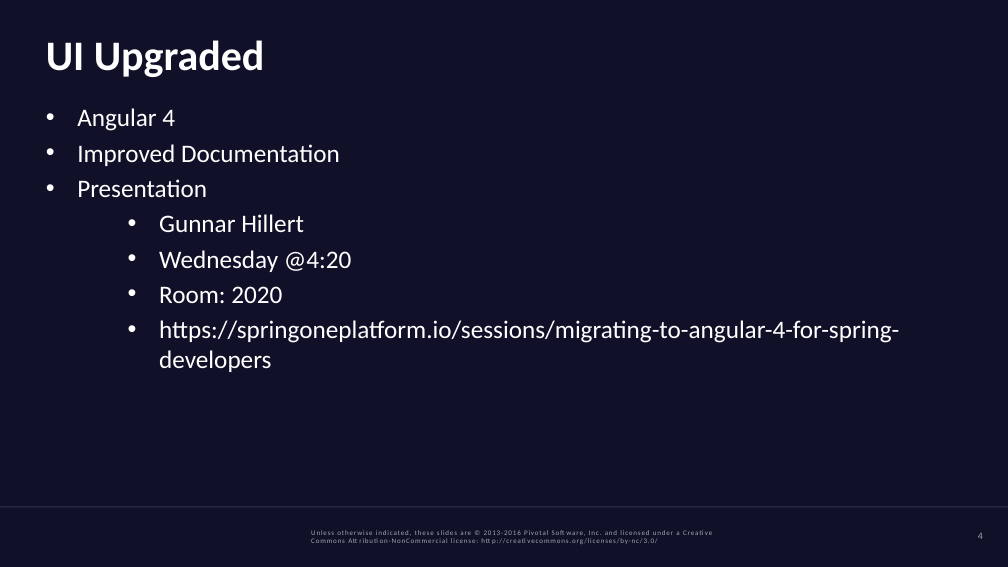
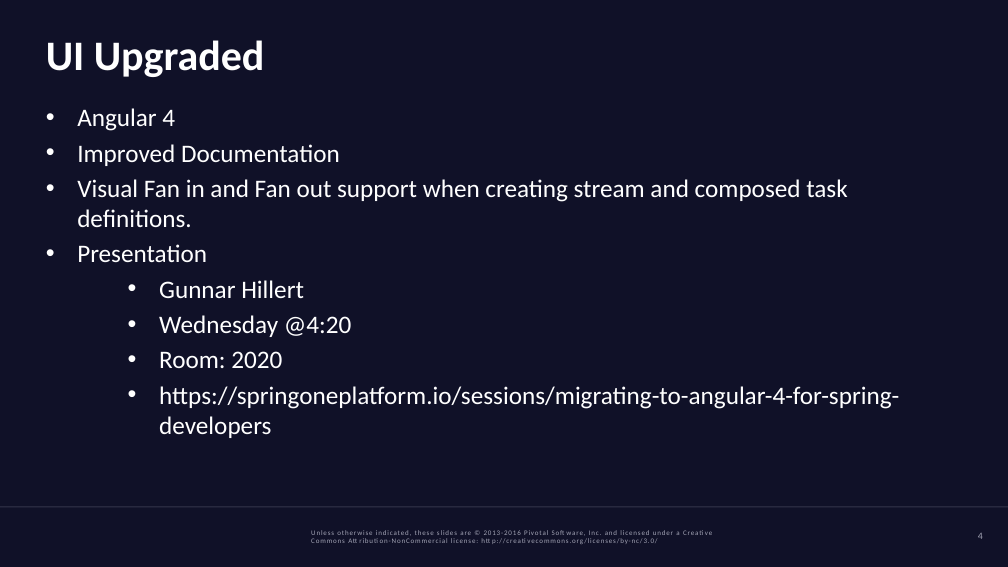
Before and after one commit to cppwfs/S1P2017, a slide deck: slide 4 of whatsnew.pptx. Drawn at 1008x567 pixels with LibreOffice and Linux fonts; fonts in the diff are those of the drawing; background and template pictures are left out. Boxes give left, top, right and bottom in pixels: in the first picture for what was removed or moved away, otherwise in the second. Text is boxed around its words. In the diff, an @@ line names an element or a change of style, - is before the commit and + after.

```diff
--- a/whatsnew.pptx
+++ b/whatsnew.pptx
@@ text at (77, 179, 848, 227): paragraph added @@
+• Visual Fan in and Fan out support when creating stream and composed task definitions.
```
Also in this commit, not shown: 1 other slide changed, 2 slides added.
